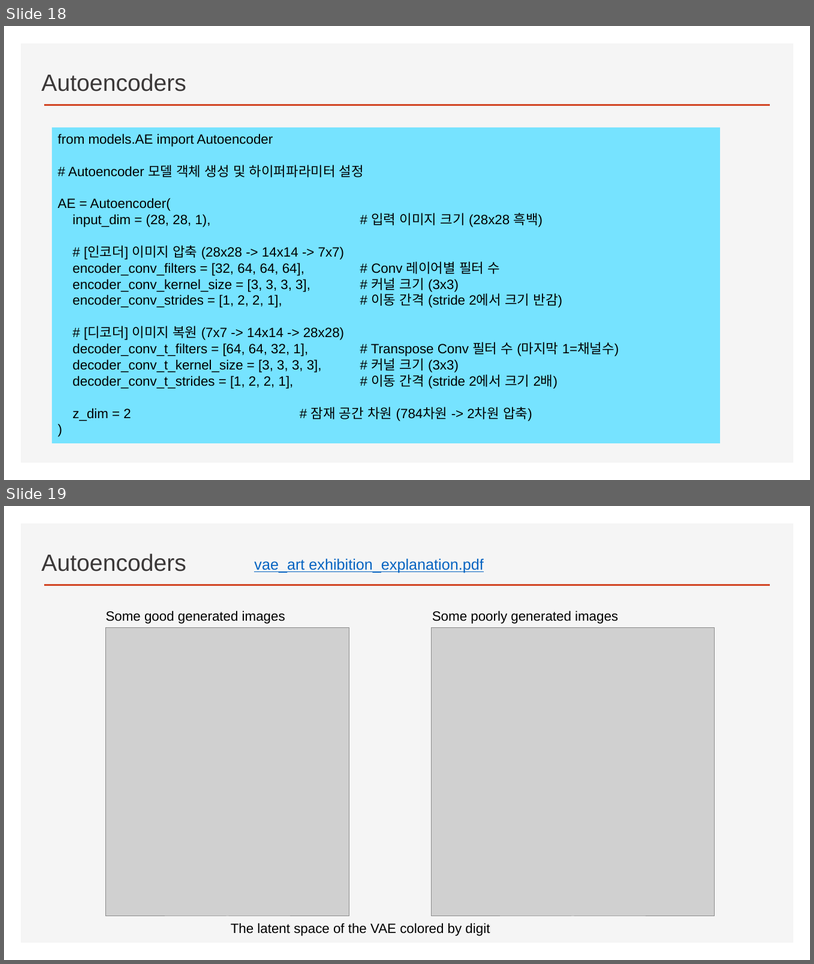
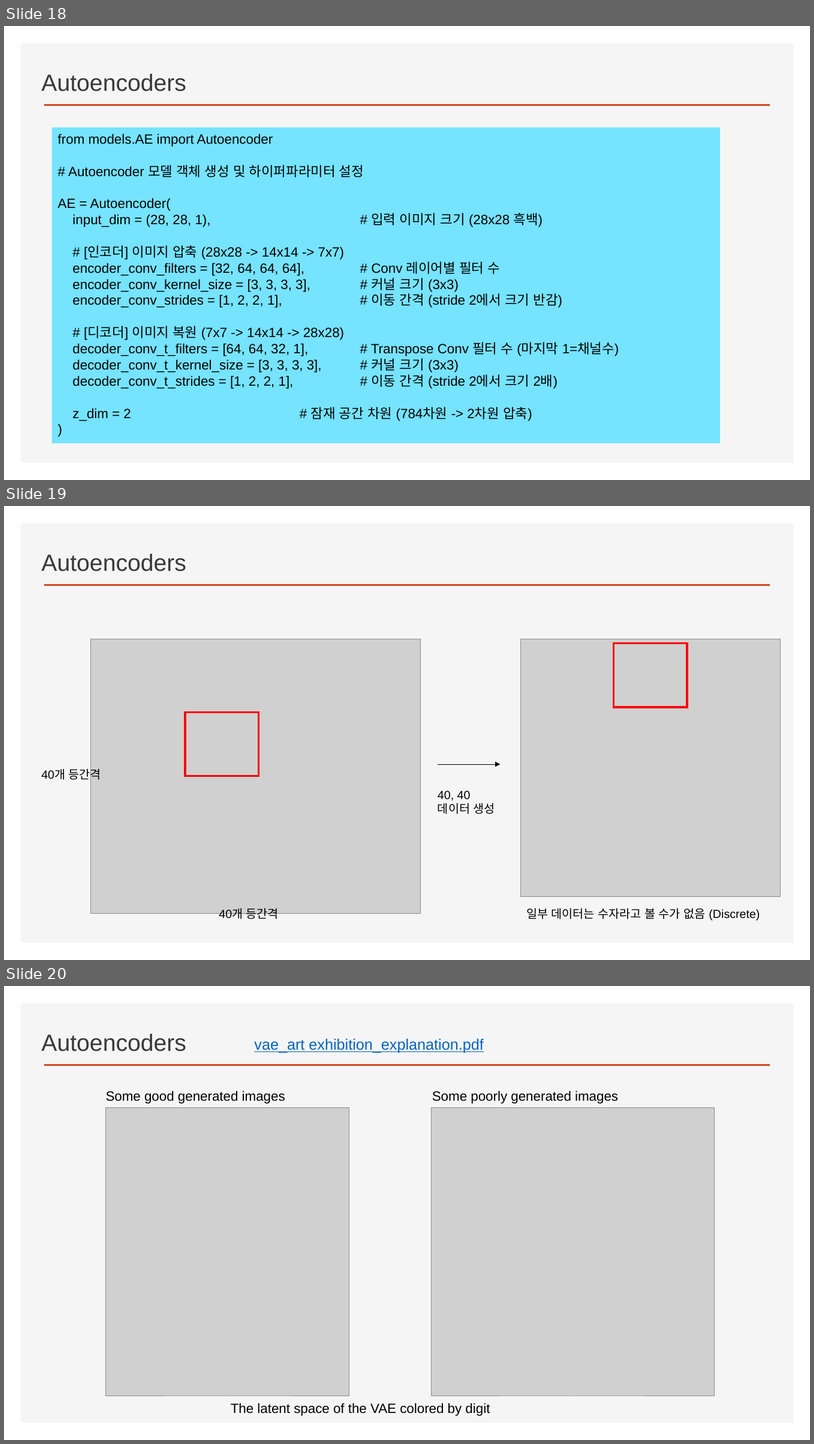
Before and after one commit to ancestor9/2026_Fall_AI-Literacy, a slide deck: Variational Autoencoders.pptx. Shown one above the other, each under a label of ours: slides 18 and 19 before the commit, slides 18, 19 and 20 after it. The pictures are 814x964 and 814x1444 pixels, drawn with LibreOffice and Linux fonts; fonts in the diff are those of the drawing; grey boxes stand for pictures; background and template pictures are left out. Boxes give left, top, right and bottom in pixels: in the first picture for what was removed or moved away, otherwise in the second. Text is boxed around its words. In the diff, an @@ line names an element or a change of style, - is before the commit and + after.

```diff
--- a/Variational Autoencoders.pptx
+++ b/Variational Autoencoders.pptx
@@ slide 19 added at [4, 506, 810, 960], background #FFFFFF; not listed: 2 template elements that a slide beside it also shows @@
@@ text added at [41, 553, 186, 571], 28 pt, text #3B3838 @@
+Autoencoders
@@ picture added at [90, 639, 421, 913] @@
@@ picture added at [521, 639, 781, 897] @@
@@ rectangle added at [614, 643, 687, 708], outline #FF0000 2.25 pt @@
@@ rectangle added at [185, 712, 259, 776], outline #FF0000 2.25 pt @@
@@ text added at [41, 766, 101, 782], 14 pt, text #000000 @@
+40개 등간격
@@ arrow added from (438, 765) to (501, 765), #000000 0.5 pt @@
@@ text added at [438, 790, 495, 814], 14 pt, text #000000 @@
+40, 40
+데이터 생성
@@ text added at [219, 907, 279, 919], 14 pt, text #000000 @@
+40개 등간격
@@ text added at [527, 907, 760, 920], 14 pt, text #000000 @@
+일부 데이터는 수자라고 볼 수가 없음 (Discrete)
@@ what was slide 19 is now slide 20 @@
```
Also in this commit, not shown: 1 other slide added, 1 slide removed.
